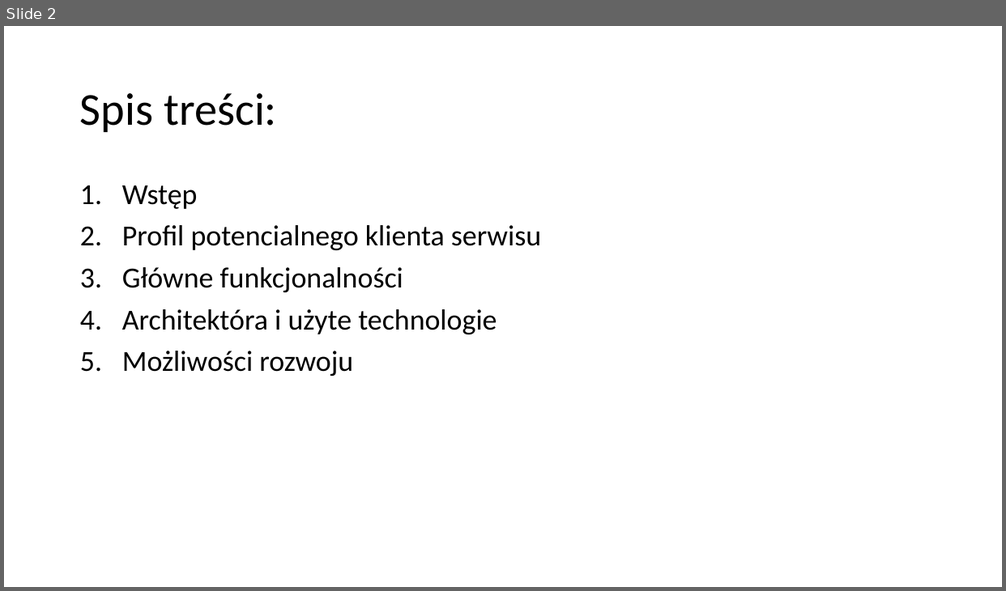
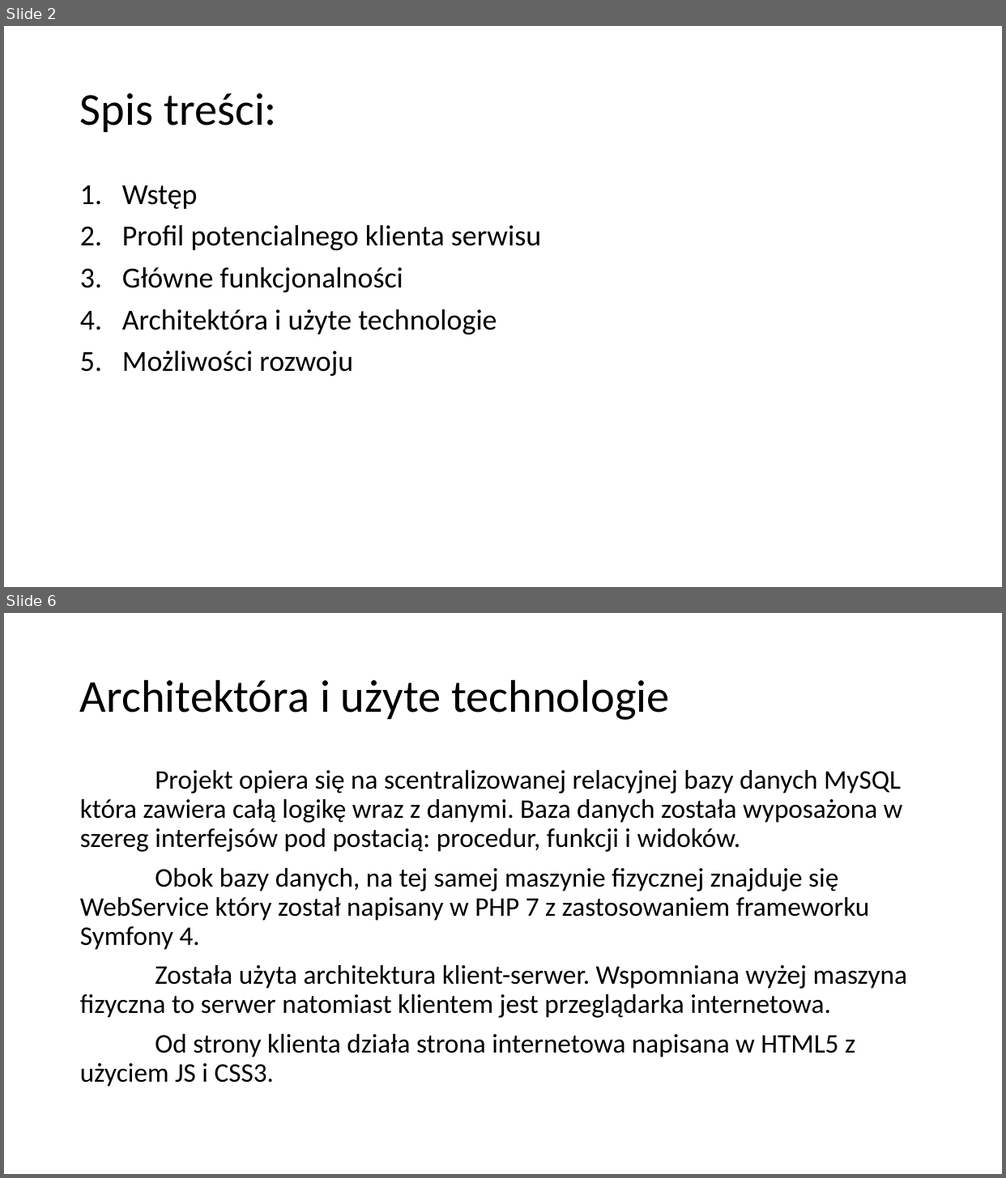
Before and after one commit to bjj-project/accommodation_announcements_documentation, a slide deck: accommodation_announcements_presentation.pptx. Shown one above the other, each under a label of ours: slide 2 before the commit, slides 2 and 6 after it; the slides between them are not shown. The pictures are 1006x591 and 1006x1178 pixels, drawn with LibreOffice and Linux fonts; fonts in the diff are those of the drawing. Boxes give left, top, right and bottom in pixels: in the first picture for what was removed or moved away, otherwise in the second. Text is boxed around its words. In the diff, an @@ line names an element or a change of style, - is before the commit and + after.

```diff
--- a/accommodation_announcements_presentation.pptx
+++ b/accommodation_announcements_presentation.pptx
@@ slide 6 added at [4, 613, 1002, 1174], background #FFFFFF @@
@@ title added at [80, 679, 669, 720], 44 pt, text #000000 @@
+Architektóra i użyte technologie
@@ text added at [80, 770, 907, 1087], 25.9 pt, text #000000 @@
+Projekt opiera się na scentralizowanej relacyjnej bazy danych MySQL która zawiera całą logikę wraz z danymi. Baza danych została wyposażona w szereg interfejsów pod postacią: procedur, funkcji i widoków.
+Obok bazy danych, na tej samej maszynie fizycznej znajduje się WebService który został napisany w PHP 7 z zastosowaniem frameworku Symfony 4.
+Została użyta architektura klient-serwer. Wspomniana wyżej maszyna fizyczna to serwer natomiast klientem jest przeglądarka internetowa.
+Od strony klienta działa strona internetowa napisana w HTML5 z użyciem JS i CSS3.
```
Also in this commit, not shown: 1 slide changed, 6 other slides added.
